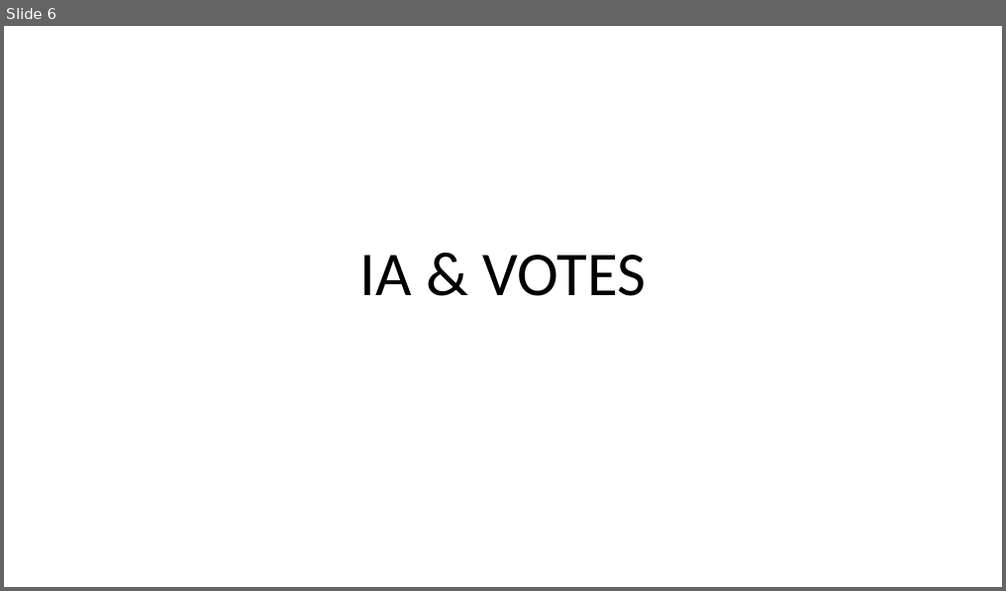
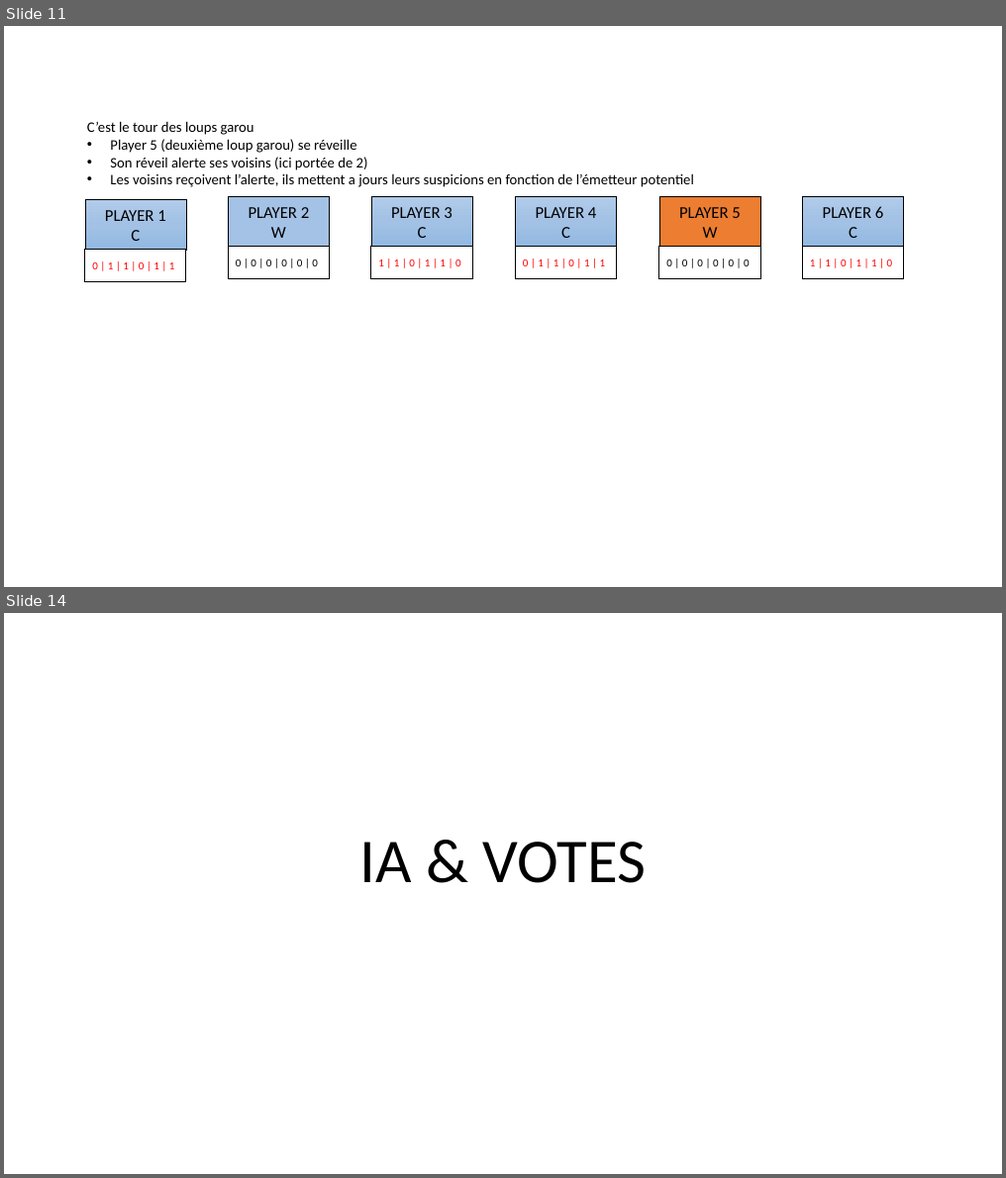
Before and after one commit to konamdav/Loup-Garou, a slide deck: README.pptx. Shown one above the other, each under a label of ours: slide 6 before the commit, slides 11 and 14 after it; the slides between them are not shown. The pictures are 1006x591 and 1006x1178 pixels, drawn with LibreOffice and Linux fonts; fonts in the diff are those of the drawing. Boxes give left, top, right and bottom in pixels: in the first picture for what was removed or moved away, otherwise in the second. Text is boxed around its words. In the diff, an @@ line names an element or a change of style, - is before the commit and + after.

```diff
--- a/README.pptx
+++ b/README.pptx
@@ slide 11 added at box(4, 26, 1002, 587), background #FFFFFF @@
@@ text added at box(87, 121, 694, 187), 14 pt, text #000000 @@
+C’est le tour des loups garou
+• Player 5 (deuxième loup garou) se réveille
+• Son réveil alerte ses voisins (ici portée de 2)
+• Les voisins reçoivent l’alerte, ils mettent a jours leurs suspicions en fonction de l’émetteur potentiel
@@ rectangle added at box(85, 199, 186, 250), fill gradient #B1CBE9 to #A3C1E5 to #93B9E4, outline #000000 0.5 pt, 16 pt, text #000000 @@
+PLAYER 1
+C
@@ rectangle added at box(228, 196, 329, 247), fill #A4C2E5, outline #000000 0.5 pt, 16 pt, text #000000 @@
+PLAYER 2
+W
@@ rectangle added at box(371, 196, 472, 247), fill gradient #B1CBE9 to #A3C1E5 to #93B9E4, outline #000000 0.5 pt, 16 pt, text #000000 @@
+PLAYER 3
+C
@@ rectangle added at box(515, 196, 617, 247), fill gradient #B1CBE9 to #A3C1E5 to #93B9E4, outline #000000 0.5 pt, 16 pt, text #000000 @@
+PLAYER 4
+C
@@ rectangle added at box(659, 196, 761, 247), fill #ED7D31, outline #000000 0.5 pt, 16 pt, text #000000 @@
+PLAYER 5
+W
@@ rectangle added at box(803, 196, 904, 247), fill gradient #B1CBE9 to #A3C1E5 to #93B9E4, outline #000000 0.5 pt, 16 pt, text #000000 @@
+PLAYER 6
+C
@@ rectangle added at box(85, 250, 186, 282), fill #FFFFFF, outline #000000 1 pt, 10.5 pt, text #FF0000 @@
+0 | 1 | 1 | 0 | 1 | 1
@@ rectangle added at box(228, 247, 329, 279), fill #FFFFFF, outline #000000 1 pt, 10.5 pt, text #000000 @@
+0 | 0 | 0 | 0 | 0 | 0
@@ rectangle added at box(371, 247, 472, 279), fill #FFFFFF, outline #000000 1 pt, 10.5 pt, text #FF0000 @@
+1 | 1 | 0 | 1 | 1 | 0
@@ rectangle added at box(515, 247, 617, 279), fill #FFFFFF, outline #000000 1 pt, 10.5 pt, text #FF0000 @@
+0 | 1 | 1 | 0 | 1 | 1
@@ rectangle added at box(659, 247, 761, 279), fill #FFFFFF, outline #000000 1 pt, 10.5 pt, text #000000 @@
+0 | 0 | 0 | 0 | 0 | 0
@@ rectangle added at box(803, 247, 904, 279), fill #FFFFFF, outline #000000 1 pt, 10.5 pt, text #FF0000 @@
+1 | 1 | 0 | 1 | 1 | 0
@@ what was slide 6 is now slide 14 @@
```
Also in this commit, not shown: 4 slides changed, 9 other slides added, 1 slide removed.
